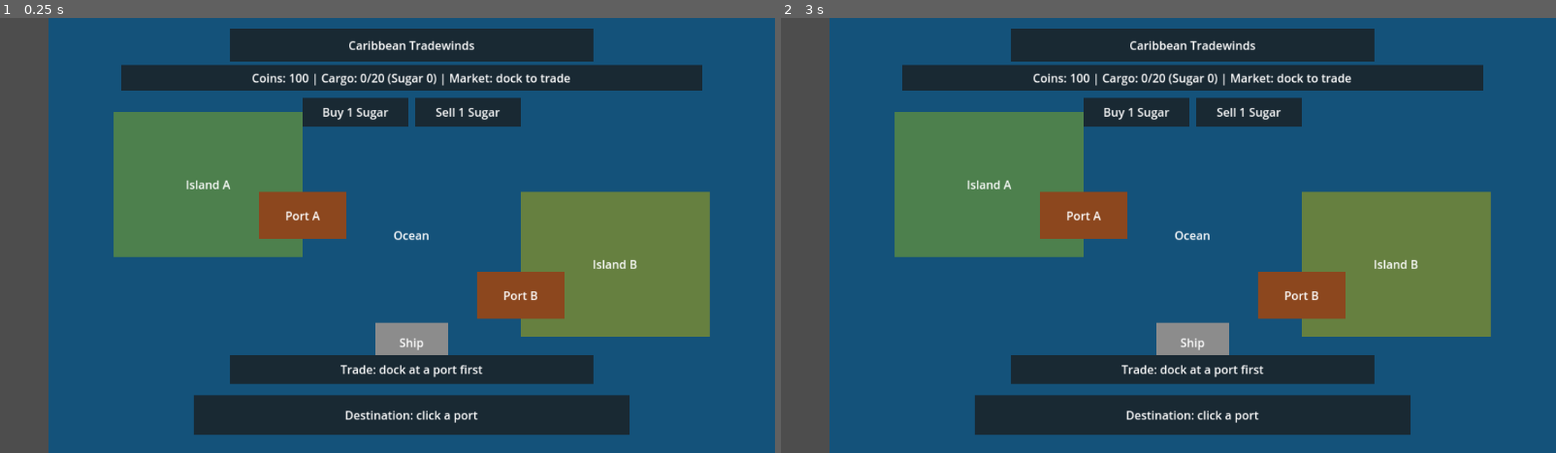
Above: before the commit, frames 1-2 (left to right).
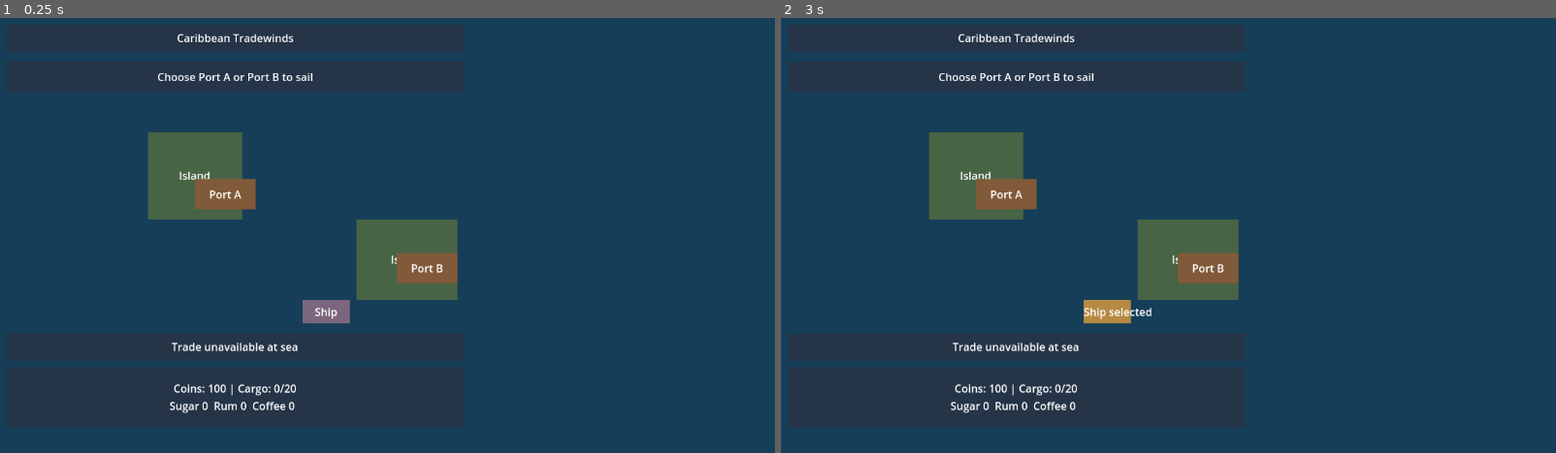
Above: after the commit, the same moments.

Repository: ernesto-tapia/tradewinds
Game: Godot game, scene res://main.tscn
Same seed, same stepped clock (60 frames per second), same inputs: the game is played once before the commit and once after it.
Inputs (mouse positions are in pixels of both pictures, inside the frame that each line leads up to):
- Up to frame 1 (0.25 s): no input
- Up to frame 2 (3 s): tap A every 0.75 s from 0.5 to 2.75 s; move the mouse to (1339, 213) at 0.52 s; click (1339, 213) at 0.67 s; move the mouse to (1013, 257) at 1.27 s; click (1013, 257) at 1.42 s; move the mouse to (1246, 139) at 2.02 s; click (1246, 139) at 2.17 s; move the mouse to (1129, 322) at 2.77 s; click (1129, 322) at 2.92 s

The runs differ from the first frame. In frame 1, 92% of the frame differs, in the area x 0-100%, y 0-100%; in frame 2, 92%.

Commit message:
KAN-12: implement and validate story

Diff:
--- a/game/data_models.gd
+++ b/game/data_models.gd
@@ -86,11 +86,12 @@
     }
     goods = {
         "sugar": Good.new("sugar", "Sugar"),
-        "rum": Good.new("rum", "Rum")
+        "rum": Good.new("rum", "Rum"),
+        "coffee": Good.new("coffee", "Coffee")
     }
     markets = {
-        "Port A": Market.new("Port A", {"sugar": 20, "rum": 10}, {"sugar": 5, "rum": 10}),
-        "Port B": Market.new("Port B", {"sugar": 10, "rum": 20}, {"sugar": 8, "rum": 7})
+        "Port A": Market.new("Port A", {"sugar": 20, "rum": 10, "coffee": 15}, {"sugar": 5, "rum": 10, "coffee": 12}),
+        "Port B": Market.new("Port B", {"sugar": 10, "rum": 20, "coffee": 8}, {"sugar": 8, "rum": 7, "coffee": 18})
     }
     ship = Ship.new()
     cargo = ship.cargo
--- a/game/economy_check.gd
+++ b/game/economy_check.gd
@@ -7,7 +7,7 @@
 
 func require_condition(value: bool, message: String) -> bool:
     if not value:
-        push_error("KAN-11 economy: " + message)
+        push_error("KAN-11/KAN-12 economy: " + message)
         get_tree().quit(1)
     return value
 
@@ -15,7 +15,7 @@
     var game = get_parent()
     var state = game.game_state
     var fresh = preload("res://data_models.gd").new()
-    if not require_condition(state.ports.size() == 2 and state.goods.size() == 2 and state.markets.size() == 2 and state.contracts.size() == 1, "all fixed model fixtures must initialize"):
+    if not require_condition(state.ports.size() == 2 and state.goods.size() == 3 and state.markets.size() == 2 and state.contracts.size() == 1, "two ports, three current-story goods, two markets and one contract must initialize"):
         return
     if not require_condition(state.wallet.coins == 100 and state.cargo.total() == 0 and state.ship.cargo == state.cargo and not state.voyage.active, "wallet, cargo, ship and voyage must initialize consistently"):
         return
@@ -24,6 +24,13 @@
         return
     if not require_condition(not game.buy("sugar", 1) and not game.sell("sugar", 1) and state.wallet.coins == 100, "runtime transactions must reject trading at sea"):
         return
+    if not require_condition(not game.market_panel.visible and game.market_rows.size() == 3 and game.buy_buttons.size() == 3 and game.sell_buttons.size() == 3, "market must create three rows and buy/sell controls once and remain hidden at sea"):
+        return
+    for good_id in state.goods:
+        var a = fresh.markets["Port A"]
+        var b = fresh.markets["Port B"]
+        if not require_condition(a.inventory.has(good_id) and b.inventory.has(good_id) and int(a.inventory[good_id]) > 0 and int(b.inventory[good_id]) > 0 and int(a.prices[good_id]) > 0 and int(b.prices[good_id]) > 0 and a.prices[good_id] != b.prices[good_id] and a.inventory[good_id] != b.inventory[good_id], "each good needs positive stock and distinct initial prices and stock across ports"):
+            return
     var port = game.get_node("Port B") as Control
     game.sail_to(port)
     game._process(game.voyage_time + 1.0)
@@ -56,4 +63,36 @@
     fresh.wallet.coins = 4
     if not require_condition(not fresh.buy("sugar", 1) and fresh.wallet.coins == 4 and fresh.cargo.total() == 0, "insufficient funds must be rejected"):
         return
-    print("KAN-11 economy passed: seeded models, scene shared-state buy/sell, voyage docking, UI balances, independent fixtures and atomic transaction rejection verified")
+    print("KAN-11 economy passed: shared-state transactions, voyage docking, UI balances, independent fixtures and atomic rejection verified")
+    var node_count: int = game.get_child_count()
+    for port_id in ["Port B", "Port A", "Port B"]:
+        if state.docked_port_id != port_id:
+            game.sail_to(game.get_node(port_id))
+            if not require_condition(not game.market_panel.visible, "departure must hide the market"):
+                return
+            game._process(game.voyage_time + 1.0)
+        if not require_condition(game.market_panel.visible and port_id in game.market_title.text and ("Wallet: %d coins" % state.wallet.coins) in game.market_title.text, "docked market must show the current port and wallet"):
+            return
+        for good_id in state.goods:
+            var current = state.markets[port_id]
+            var expected: String = "%s | Stock %d | %d coins/unit | Owned %d" % [state.goods[good_id].name, current.inventory[good_id], current.prices[good_id], state.cargo.quantity(good_id)]
+            if not require_condition(game.market_rows[good_id].text == expected, "market row must display current good, stock, unit price and cargo"):
+                return
+            var coins_before: int = state.wallet.coins
+            var stock_before: int = int(current.inventory[good_id])
+            var owned_before: int = state.cargo.quantity(good_id)
+            var price: int = int(current.prices[good_id])
+            var event := InputEventMouseButton.new()
+            event.button_index = MOUSE_BUTTON_LEFT
+            event.pressed = true
+            game.buy_buttons[good_id].gui_input.emit(event)
+            if not require_condition(state.wallet.coins == coins_before - price and int(current.inventory[good_id]) == stock_before - 1 and state.cargo.quantity(good_id) == owned_before + 1 and ("Wallet: %d coins" % state.wallet.coins) in game.market_title.text and ("Stock %d" % (stock_before - 1)) in game.market_rows[good_id].text, "every buy control must update balances and visible market values"):
+                return
+            game.sell_buttons[good_id].gui_input.emit(event)
+            if not require_condition(state.wallet.coins == coins_before and int(current.inventory[good_id]) == stock_before and state.cargo.quantity(good_id) == owned_before and game.market_rows[good_id].text == expected and ("Wallet: %d coins" % coins_before) in game.market_title.text, "every sell control must update balances and visible market values"):
+                return
+        var snapshot: Dictionary = game.get_market_data(port_id)
+        snapshot["inventory"]["coffee"] = -100
+        if not require_condition(int(state.markets[port_id].inventory["coffee"]) >= 0 and game.get_child_count() == node_count, "market snapshots must be independent and travel must reuse static UI"):
+            return
+    print("KAN-12 market passed: three goods at both ports, distinct initial stock/prices, dock-only market, wallet, all buy/sell signals, refreshed rows and static UI verified")
--- a/game/main.gd
+++ b/game/main.gd
@@ -1,185 +1,190 @@
 extends Node2D
 
-const DataModels = preload("res://data_models.gd")
-var game_state = DataModels.new()
+const Models = preload("res://data_models.gd")
+var game_state = Models.new()
+var ship: ColorRect
+var current_destination: Control = null
+var docked_port: Control = null
+var voyage_time: float = 0.0
+var voyage_progress: float = 0.0
+var remaining_time: float = 0.0
 var destination_feedback: Label
 var trade_feedback: Label
 var economy_feedback: Label
-var ship: ColorRect
-var ship_speed: float = 200.0
-var current_destination: Control
-var docked_port: Control
-var voyage_distance: float = 0.0
-var voyage_time: float = 0.0
-var voyage_progress: float = 0.0
-var remaining_time: float = 0.0
+var market_panel: ColorRect
+var market_title: Label
+var market_rows: Dictionary = {}
+var buy_buttons: Dictionary = {}
+var sell_buttons: Dictionary = {}
 
-func _ready() -> void:
-    print("Caribbean Tradewinds: fixed local state ready")
-    var camera = Camera2D.new()
-    camera.name = "MapCamera"
-    camera.position = Vector2(500, 300)
-    camera.limit_left = 0
-    camera.limit_top = 0
-    camera.limit_right = 1000
-    camera.limit_bottom = 600
-    camera.enabled = true
-    var viewport_size = get_viewport_rect().size
-    var fit_scale = minf(viewport_size.x / 1000.0, viewport_size.y / 600.0)
-    camera.zoom = Vector2.ONE * fit_scale
-    add_child(camera)
-    camera.make_current()
-
-    _box("Ocean", Vector2.ZERO, Vector2(1000, 600), Color(0.08, 0.32, 0.48))
-    _box("Island A", Vector2(90, 130), Vector2(260, 200), Color(0.3, 0.5, 0.3))
-    _box("Island B", Vector2(650, 240), Vector2(260, 200), Color(0.4, 0.5, 0.25))
-    for port_id in ["Port A", "Port B"]:
-        var fixture = game_state.ports[port_id]
-        var port = _box(fixture.id, fixture.position, Vector2(120, 65), Color(0.55, 0.28, 0.12))
-        port.mouse_filter = Control.MOUSE_FILTER_STOP
-        port.add_to_group("ports")
-        port.set_meta("destination_id", fixture.id)
-        port.gui_input.connect(_on_port_input.bind(port))
-
-    ship_speed = game_state.ship.speed
-    ship = _box("Ship", game_state.ship.position, Vector2(100, 55), Color(0.55, 0.55, 0.55))
-    ship.mouse_filter = Control.MOUSE_FILTER_STOP
-    ship.add_to_group("player_ship")
-    ship.set_meta("selected", false)
-    ship.gui_input.connect(_on_ship_input.bind(ship))
-    _box("Caribbean Tradewinds", Vector2(250, 15), Vector2(500, 45), Color(0.1, 0.16, 0.2))
-    var economy_box = _box("Local economy", Vector2(100, 65), Vector2(800, 35), Color(0.1, 0.16, 0.2))
-    economy_feedback = economy_box.get_child(0) as Label
-    var buy_box = _box("Buy 1 Sugar", Vector2(350, 110), Vector2(145, 40), Color(0.1, 0.16, 0.2))
-    var sell_box = _box("Sell 1 Sugar", Vector2(505, 110), Vector2(145, 40), Color(0.1, 0.16, 0.2))
-    buy_box.mouse_filter = Control.MOUSE_FILTER_STOP
-    sell_box.mouse_filter = Control.MOUSE_FILTER_STOP
-    buy_box.gui_input.connect(_on_transaction_input.bind(true))
-    sell_box.gui_input.connect(_on_transaction_input.bind(false))
-    var feedback_box = _box("Destination: click a port", Vector2(200, 520), Vector2(600, 55), Color(0.1, 0.16, 0.2))
-    destination_feedback = feedback_box.get_child(0) as Label
-    destination_feedback.add_to_group("destination_feedback")
-    var trade_box = _box("Trade: dock at a port first", Vector2(250, 465), Vector2(500, 40), Color(0.1, 0.16, 0.2))
-    trade_box.mouse_filter = Control.MOUSE_FILTER_STOP
-    trade_box.gui_input.connect(_on_trade_input)
-    trade_feedback = trade_box.get_child(0) as Label
-    _sync_state()
-
-func _box(text: String, at: Vector2, dimensions: Vector2, tint: Color) -> ColorRect:
-    var box = ColorRect.new()
-    box.name = text
-    box.position = at
-    box.size = dimensions
-    box.color = tint
-    box.mouse_filter = Control.MOUSE_FILTER_IGNORE
-    var label = Label.new()
-    label.text = text
+func box(id: String, at: Vector2, dimensions: Vector2, tint: Color, caption: String, parent: Node = self) -> ColorRect:
+    var control := ColorRect.new()
+    control.name = id
+    control.position = at
+    control.size = dimensions
+    control.color = tint
+    control.mouse_filter = Control.MOUSE_FILTER_IGNORE
+    parent.add_child(control)
+    var label := Label.new()
     label.position = Vector2.ZERO
     label.size = dimensions
     label.horizontal_alignment = HORIZONTAL_ALIGNMENT_CENTER
     label.vertical_alignment = VERTICAL_ALIGNMENT_CENTER
     label.mouse_filter = Control.MOUSE_FILTER_IGNORE
-    box.add_child(label)
-    add_child(box)
-    return box
+    label.text = caption
+    control.add_child(label)
+    return control
 
-func _on_port_input(event: InputEvent, port: Control) -> void:
-    if event is InputEventMouseButton and event.button_index == MOUSE_BUTTON_LEFT and event.pressed:
+func caption(control: Control) -> Label:
+    return control.get_child(0) as Label
+
+func _ready() -> void:
+    box("Ocean", Vector2.ZERO, Vector2(1152, 648), Color("163e58"), "Ocean")
+    box("Title", Vector2(10, 10), Vector2(680, 40), Color("253447"), "Caribbean Tradewinds")
+    box("Island", Vector2(220, 170), Vector2(140, 130), Color("476445"), "Island")
+    box("Island B", Vector2(530, 300), Vector2(150, 120), Color("476445"), "Island")
+    for port_id in game_state.ports:
+        var port := box(port_id, game_state.ports[port_id].position, Vector2(90, 45), Color("815a39"), port_id)
+        port.mouse_filter = Control.MOUSE_FILTER_STOP
+        port.add_to_group("ports")
+        port.set_meta("destination_id", port_id)
+        port.gui_input.connect(_port_input.bind(port))
+    ship = box("Ship", game_state.ship.position, Vector2(70, 35), Color("7c667d"), "Ship")
+    ship.mouse_filter = Control.MOUSE_FILTER_STOP
+    ship.add_to_group("player_ship")
+    ship.set_meta("selected", false)
+    ship.gui_input.connect(_ship_input)
+    destination_feedback = caption(box("Destination", Vector2(10, 65), Vector2(680, 45), Color("253447"), "Choose Port A or Port B to sail"))
+    destination_feedback.add_to_group("destination_feedback")
+    var trade := box("Trade", Vector2(10, 470), Vector2(680, 40), Color("253447"), "Trade unavailable at sea")
+    trade.mouse_filter = Control.MOUSE_FILTER_STOP
+    trade.gui_input.connect(_trade_input)
+    trade_feedback = caption(trade)
+    economy_feedback = caption(box("Economy", Vector2(10, 520), Vector2(680, 90), Color("253447"), "Wallet"))
+    market_panel = box("Market", Vector2(710, 65), Vector2(430, 540), Color("253447"), "Port market")
+    caption(market_panel).vertical_alignment = VERTICAL_ALIGNMENT_TOP
+    market_title = caption(box("MarketTitle", Vector2(10, 35), Vector2(410, 60), Color("35465b"), "Dock to open market", market_panel))
+    var index := 0
+    for good_id in game_state.goods:
+        var y := 110.0 + index * 130.0
+        var row := box("Row_" + good_id, Vector2(10, y), Vector2(410, 55), Color("35465b"), game_state.goods[good_id].name, market_panel)
+        market_rows[good_id] = caption(row)
+        var buy_button := box("Buy_" + good_id, Vector2(10, y + 60), Vector2(195, 40), Color("46604c"), "Buy 1", market_panel)
+        var sell_button := box("Sell_" + good_id, Vector2(225, y + 60), Vector2(195, 40), Color("62523c"), "Sell 1", market_panel)
+        buy_button.mouse_filter = Control.MOUSE_FILTER_STOP
+        sell_button.mouse_filter = Control.MOUSE_FILTER_STOP
+        buy_button.gui_input.connect(_transaction_input.bind(good_id, true))
+        sell_button.gui_input.connect(_transaction_input.bind(good_id, false))
+        buy_buttons[good_id] = buy_button
+        sell_buttons[good_id] = sell_button
+        index += 1
+    var camera := Camera2D.new()
+    camera.position = Vector2(576, 324)
+    camera.limit_left = 0
+    camera.limit_top = 0
+    camera.limit_right = 1152
+    camera.limit_bottom = 648
+    camera.position_smoothing_enabled = false
+    add_child(camera)
+    set_meta("at_sea", true)
+    refresh_market()
+
+func pressed(event: InputEvent) -> bool:
+    return event is InputEventMouseButton and event.button_index == MOUSE_BUTTON_LEFT and event.pressed
+
+func _port_input(event: InputEvent, port: Control) -> void:
+    if pressed(event):
         sail_to(port)
 
+func _ship_input(event: InputEvent) -> void:
+    if pressed(event):
+        ship.set_meta("selected", true)
+        ship.color = Color("b68a43")
+        caption(ship).text = "Ship selected"
+
+func _trade_input(event: InputEvent) -> void:
+    if pressed(event):
+        request_trade()
+
+func _transaction_input(event: InputEvent, good_id: String, purchasing: bool) -> void:
+    if pressed(event):
+        var accepted: bool = buy(good_id, 1) if purchasing else sell(good_id, 1)
+        trade_feedback.text = "Trade permitted: transaction completed" if accepted else "Trade unavailable: check stock, coins, cargo and docking"
+
 func sail_to(port: Control) -> void:
-    if port == null or not port.is_in_group("ports") or current_destination != null:
-        return
-    game_state.ship.speed = ship_speed
-    if not game_state.start_voyage(str(port.get_meta("destination_id"))):
+    if not game_state.start_voyage(str(port.name)):
         return
     current_destination = port
     docked_port = null
-    set_meta("destination_id", str(port.get_meta("destination_id")))
-    _sync_voyage()
-    trade_feedback.text = "Trade unavailable: at sea"
-    if not game_state.voyage.active:
-        _dock()
-    else:
-        _update_voyage_feedback()
-        _sync_state()
-
-func _on_ship_input(event: InputEvent, selected_ship: ColorRect) -> void:
-    if event is InputEventMouseButton and event.button_index == MOUSE_BUTTON_LEFT and event.pressed:
-        selected_ship.set_meta("selected", true)
-        selected_ship.color = Color(0.2, 0.6, 0.3)
-        var label = selected_ship.get_child(0) as Label
-        label.text = "Selected Ship"
+    voyage_time = game_state.voyage.duration
+    set_meta("destination_id", str(port.name))
+    set_meta("at_sea", true)
+    refresh_voyage()
+    refresh_market()
 
 func _process(delta: float) -> void:
-    if current_destination == null:
-        return
-    game_state.ship.speed = ship_speed
-    game_state.advance_voyage(delta)
-    _sync_voyage()
-    if not game_state.voyage.active:
-        _dock()
-    else:
-        _update_voyage_feedback()
+    if game_state.voyage.active:
+        game_state.advance_voyage(delta)
+        refresh_voyage()
+        if not game_state.voyage.active:
+            docked_port = get_node(game_state.docked_port_id) as Control
+            current_destination = null
+            set_meta("at_sea", false)
+            refresh_market()
 
-func _sync_voyage() -> void:
+func refresh_voyage() -> void:
     ship.position = game_state.ship.position
-    voyage_distance = game_state.voyage.distance
-    voyage_time = game_state.voyage.duration
     voyage_progress = game_state.voyage.progress
     remaining_time = game_state.voyage.remaining_time
-
-func _update_voyage_feedback() -> void:
-    destination_feedback.text = "Destination: %s | %.0f%% | %.1f s remaining" % [game_state.voyage.destination_id, voyage_progress * 100.0, remaining_time]
-
-func _dock() -> void:
-    docked_port = current_destination
-    current_destination = null
-    _sync_voyage()
-    var port_id: String = game_state.docked_port_id
-    destination_feedback.text = "Docked at: %s | 100%% | click a port to sail" % port_id
-    trade_feedback.text = "Trade available at %s: click to check" % port_id
-    _sync_state()
+    if game_state.voyage.active:
+        destination_feedback.text = "Sailing to %s: %d%% | %.1f seconds remaining" % [game_state.voyage.destination_id, roundi(voyage_progress * 100.0), remaining_time]
+    else:
+        destination_feedback.text = "Docked at %s: 100%% | 0 seconds remaining" % game_state.docked_port_id
 
 func can_trade() -> bool:
     return game_state.can_trade()
 
 func request_trade() -> bool:
-    if not can_trade():
-        trade_feedback.text = "Trade unavailable: dock at a port first"
-        return false
-    trade_feedback.text = "Trade permitted at %s" % game_state.docked_port_id
-    return true
+    trade_feedback.text = "Trade permitted at " + game_state.docked_port_id if can_trade() else "Trade unavailable at sea"
+    return can_trade()
 
 func buy(good_id: String, quantity: int) -> bool:
-    var success: bool = game_state.buy(good_id, quantity)
-    trade_feedback.text = "Bought %d %s" % [quantity, good_id] if success else "Buy unavailable: check dock, coins, stock and capacity"
-    _sync_state()
-    return success
+    var accepted: bool = game_state.buy(good_id, quantity)
+    refresh_market()
+    return accepted
 
 func sell(good_id: String, quantity: int) -> bool:
-    var success: bool = game_state.sell(good_id, quantity)
-    trade_feedback.text = "Sold %d %s" % [quantity, good_id] if success else "Sell unavailable: check dock and cargo"
-    _sync_state()
-    return success
+    var accepted: bool = game_state.sell(good_id, quantity)
+    refresh_market()
+    return accepted
 
-func _on_transaction_input(event: InputEvent, buying: bool) -> void:
-    if event is InputEventMouseButton and event.button_index == MOUSE_BUTTON_LEFT and event.pressed:
-        if buying:
-            buy("sugar", 1)
-        else:
-            sell("sugar", 1)
+func get_market_data(port_id: String) -> Dictionary:
+    if not game_state.markets.has(port_id):
+        return {}
+    var market = game_state.markets[port_id]
+    return {"port_id": port_id, "inventory": market.inventory.duplicate(true), "prices": market.prices.duplicate(true), "wallet_coins": game_state.wallet.coins}
 
-func _on_trade_input(event: InputEvent) -> void:
-    if event is InputEventMouseButton and event.button_index == MOUSE_BUTTON_LEFT and event.pressed:
-        request_trade()
-
-func _sync_state() -> void:
-    set_meta("at_sea", not game_state.can_trade())
-    set_meta("can_trade", can_trade())
-    set_meta("docked_port_id", game_state.docked_port_id)
-    var market_text: String = "Market: dock to trade"
-    if can_trade():
-        var market = game_state.markets[game_state.docked_port_id]
-        market_text = "%s Sugar: %d coins, %d stock" % [market.port_id, market.prices["sugar"], market.inventory["sugar"]]
-    economy_feedback.text = "Coins: %d | Cargo: %d/%d (Sugar %d) | %s" % [game_state.wallet.coins, game_state.cargo.total(), game_state.ship.capacity, game_state.cargo.quantity("sugar"), market_text]
+func refresh_market() -> void:
+    if not is_instance_valid(market_panel):
+        return
+    var cargo_text := ""
+    for good_id in game_state.goods:
+        cargo_text += "%s %d  " % [game_state.goods[good_id].name, game_state.cargo.quantity(good_id)]
+    economy_feedback.text = "Coins: %d | Cargo: %d/%d\n%s" % [game_state.wallet.coins, game_state.cargo.total(), game_state.ship.capacity, cargo_text]
+    market_panel.visible = can_trade()
+    if not can_trade():
+        trade_feedback.text = "Trade unavailable at sea"
+        return
+    market_title.text = "%s market | Wallet: %d coins\nGood | Stock | Unit price | Owned" % [game_state.docked_port_id, game_state.wallet.coins]
+    var market = game_state.markets[game_state.docked_port_id]
+    for good_id in market_rows:
+        var stock: int = int(market.inventory.get(good_id, 0))
+        var price: int = int(market.prices.get(good_id, 0))
+        var owned: int = game_state.cargo.quantity(good_id)
+        market_rows[good_id].text = "%s | Stock %d | %d coins/unit | Owned %d" % [game_state.goods[good_id].name, stock, price, owned]
+        var can_buy: bool = price > 0 and stock > 0 and game_state.wallet.coins >= price and game_state.cargo.total() < game_state.ship.capacity
+        buy_buttons[good_id].color = Color("46604c") if can_buy else Color("444444")
+        sell_buttons[good_id].color = Color("62523c") if owned > 0 else Color("444444")
+        caption(buy_buttons[good_id]).text = "Buy 1" if can_buy else "Buy 1 unavailable"
+        caption(sell_buttons[good_id]).text = "Sell 1" if owned > 0 else "Sell 1 unavailable"
+    trade_feedback.text = "Trade permitted at " + game_state.docked_port_id
Not shown, added: docs/game/KAN-12.md
